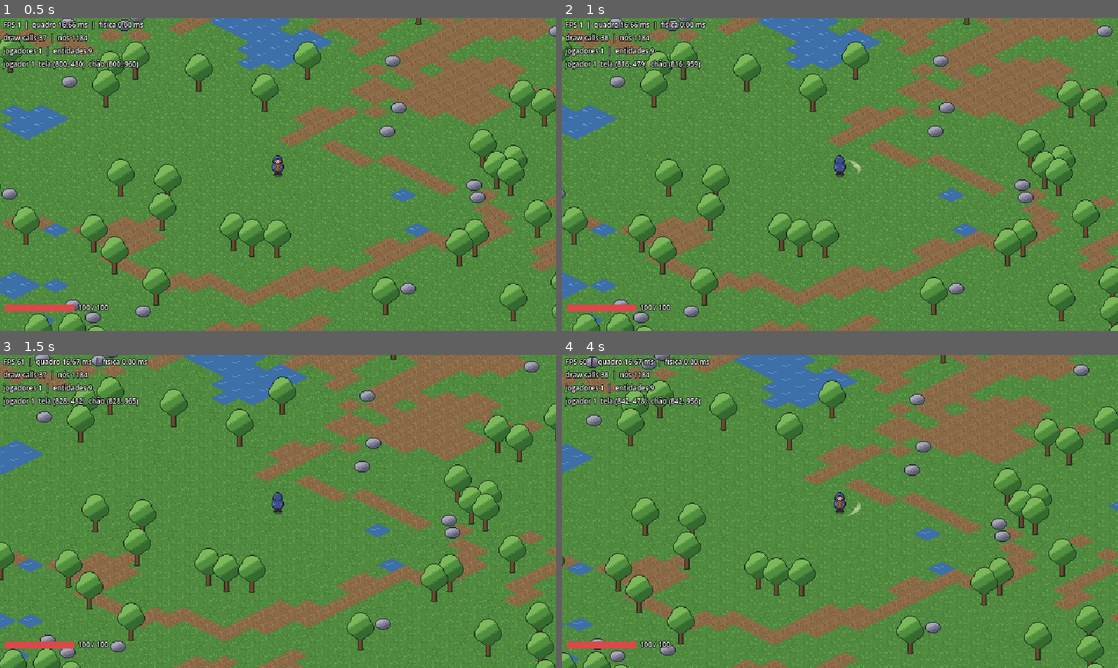
Above: before the commit, frames 1-4 (two rows, left to right).
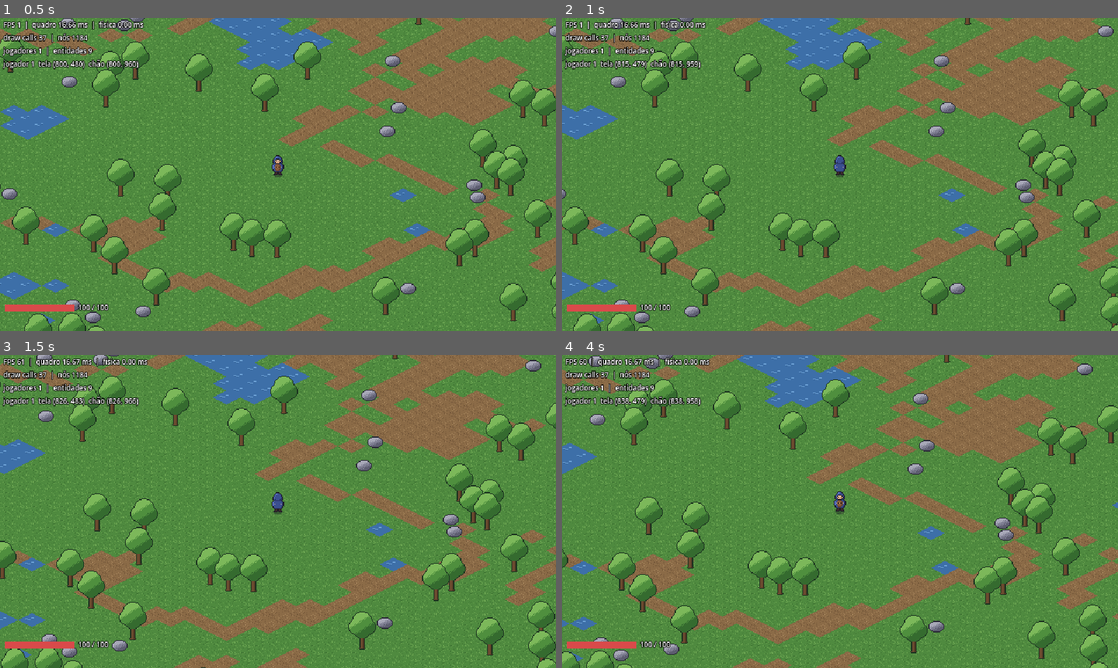
Above: after the commit, the same moments.

Repository: joaovictormendessilva/2d-isometric
Game: Godot game, scene res://scenes/main/main.tscn
Two runs of this game, one before a commit and one after it. Both use one fixed random seed, a clock stepped at 60 frames per second and the inputs below.
Inputs (mouse positions are in pixels of both pictures, inside the frame that each line leads up to):
- Up to frame 1 (0.5 s): no input
- Up to frame 2 (1 s): tap Enter at 0.5 s; move the mouse to (962, 158) at 0.52 s; press the mouse at (962, 158) at 0.53 s; hold D (move_right) from 0.53 s (still down)
- Up to frame 3 (1.5 s): move the mouse to (166, 527) at 1.27 s; release D (move_right) at 1.28 s; release the mouse at (166, 527) at 1.28 s; hold S (move_down) from 1.28 s (still down); click (166, 527) at 1.35 s
- Up to frame 4 (4 s): move the mouse to (895, 442) at 2.02 s; release S (move_down) at 2.03 s; press the mouse at (895, 442) at 2.03 s; hold D (move_right) 2.03-2.78 s; move the mouse to (812, 574) at 2.77 s; release the mouse at (812, 574) at 2.78 s; hold W (move_up) 2.78-3.53 s; click (812, 574) at 2.85 s; move the mouse to (1006, 558) at 3.52 s; press the mouse at (1006, 558) at 3.53 s; hold A (move_left) from 3.53 s (still down)

Frame 1 is identical in both runs. In frame 2, 18% of the frame differs, in the area x 0-100%, y 0-100%; in frame 3, 19%; in frame 4, 23%.

Commit message:
Fix leash oscillation and sword stun-lock from playtest feedback
- MonsterBrain returns all the way home after breaking leash before re-acquiring targets
- MeleeAttackData.interruptible: slime lunge is committed once telegraphed
- Slower sword (0.48 s per swing), slime knockback resistance 0.4, hit stun 0.2
- Tests for leash return and for holding attack not stun-locking the slime
- project.godot: editor-normalized attack input action (no behavior change)

Diff:
--- a/core/combat/melee_attack_data.gd
+++ b/core/combat/melee_attack_data.gd
@@ -16,5 +16,8 @@
 @export var windup: float = 0.05
 @export var recovery: float = 0.3
 @export_group("")
+## Se falso, levar dano não interrompe a preparação: o bote telegrafado sempre sai.
+## Evita que golpes seguidos travem o inimigo (stun-lock) e premia quem lê o aviso.
+@export var interruptible: bool = true
 ## Velocidade de movimento do atacante durante o ataque (1 = normal).
 @export_range(0.0, 1.0) var move_multiplier: float = 0.4
--- a/data/monsters/slime.tres
+++ b/data/monsters/slime.tres
@@ -15,8 +15,8 @@
 max_health = 30
 defense = 0
 invulnerability_time = 0.0
-hit_stun = 0.3
-knockback_resistance = 0.0
+hit_stun = 0.2
+knockback_resistance = 0.4
 
 [sub_resource type="Resource" id="Resource_attack"]
 script = ExtResource("3_attack")
@@ -28,6 +28,7 @@
 windup = 0.55
 recovery = 0.9
 move_multiplier = 0.0
+interruptible = false
 
 [sub_resource type="Resource" id="Resource_drop_gel"]
 script = ExtResource("4_drop")
--- a/data/weapons/sword.tres
+++ b/data/weapons/sword.tres
@@ -9,6 +9,6 @@
 arc_degrees = 130.0
 knockback = 170.0
 lunge = 50.0
-windup = 0.06
-recovery = 0.26
+windup = 0.08
+recovery = 0.4
 move_multiplier = 0.45
--- a/project.godot
+++ b/project.godot
@@ -57,7 +57,13 @@
 , Object(InputEventJoypadMotion,"resource_local_to_scene":false,"resource_name":"","device":-1,"axis":1,"axis_value":1.0,"script":null)
 ]
 }
-attack={"deadzone":0.5,"events":[Object(InputEventMouseButton,"device":-1,"button_index":1), Object(InputEventKey,"device":-1,"physical_keycode":74), Object(InputEventJoypadButton,"device":-1,"button_index":2)]}
+attack={
+"deadzone": 0.5,
+"events": [Object(InputEventMouseButton,"resource_local_to_scene":false,"resource_name":"","device":-1,"window_id":0,"alt_pressed":false,"shift_pressed":false,"ctrl_pressed":false,"meta_pressed":false,"button_mask":0,"position":Vector2(0, 0),"global_position":Vector2(0, 0),"factor":1.0,"button_index":1,"canceled":false,"pressed":false,"double_click":false,"script":null)
+, Object(InputEventKey,"resource_local_to_scene":false,"resource_name":"","device":-1,"window_id":0,"alt_pressed":false,"shift_pressed":false,"ctrl_pressed":false,"meta_pressed":false,"pressed":false,"keycode":0,"physical_keycode":74,"key_label":0,"unicode":0,"location":0,"echo":false,"script":null)
+, Object(InputEventJoypadButton,"resource_local_to_scene":false,"resource_name":"","device":-1,"button_index":2,"pressure":0.0,"pressed":false,"script":null)
+]
+}
 toggle_debug={
 "deadzone": 0.5,
 "events": [Object(InputEventKey,"resource_local_to_scene":false,"resource_name":"","device":-1,"window_id":0,"alt_press …(195 unchanged characters)…
--- a/scenes/actors/ai/monster_brain.gd
+++ b/scenes/actors/ai/monster_brain.gd
@@ -2,6 +2,8 @@
 extends Node
 ## IA simples e reutilizável: percebe o jogador mais próximo dentro do raio de agressão,
 ## persegue, ataca quando no alcance e volta para casa se for longe demais.
+## Ao desistir, volta até casa antes de perceber alguém de novo: sem isso, ela oscila na
+## borda da coleira quando o jogador para logo depois dela.
 ## Gera só INTENÇÕES para o Monster pai — igual a um jogador, mas automatizado.
 ## Sem busca de caminho por enquanto: as pegadas redondas deslizam em volta dos obstáculos.
 
@@ -16,6 +18,7 @@
 
 var _home := Vector2.ZERO
 var _target: Character
+var _returning := false
 var _think_left := 0.0
 
 @onready var _body: Monster = get_parent()
@@ -27,13 +30,18 @@
 	_think_left = randf() * THINK_INTERVAL  # espalha o custo entre quadros
 
 
+## Desistiu da perseguição e está voltando para casa (ignora jogadores até chegar).
+func is_returning() -> bool:
+	return _returning
+
+
 func _physics_process(delta: float) -> void:
 	if not _body.is_alive() or session == null:
 		return
 	_think_left -= delta
 	if _think_left <= 0.0:
 		_think_left = THINK_INTERVAL
-		_target = _pick_target()
+		_think()
 	if _target == null:
 		_return_home()
 		return
@@ -46,10 +54,14 @@
 		_body.set_move_intent(to_target.normalized())
 
 
-## Jogador vivo mais próximo dentro do raio de agressão, desde que perto de casa.
+func _think() -> void:
+	if Iso.ground_distance(_body.position, _home) > _body.data.leash_radius:
+		_returning = true
+	_target = null if _returning else _pick_target()
+
+
+## Jogador vivo mais próximo dentro do raio de agressão.
 func _pick_target() -> Character:
-	if Iso.ground_distance(_body.position, _home) > _body.data.leash_radius:
-		return null
 	var best: Character
 	var best_distance := _body.data.aggro_radius
 	for player_id in session.get_player_ids():
@@ -66,6 +78,7 @@
 func _return_home() -> void:
 	var to_home := Iso.screen_to_ground(_home - _body.position)
 	if to_home.length() <= HOME_TOLERANCE:
+		_returning = false
 		_body.set_move_intent(Vector2.ZERO)
 	else:
 		_body.set_move_intent(to_home.normalized() * RETURN_SPEED)
--- a/scenes/actors/character/character.gd
+++ b/scenes/actors/character/character.gd
@@ -106,7 +106,7 @@
 	_stun_left = stats.hit_stun
 	ground_velocity = info.direction * info.knockback * (1.0 - stats.knockback_resistance)
 	if attacker:
-		attacker.cancel()
+		attacker.interrupt()
 
 
 func _on_died() -> void:
--- a/scenes/components/melee_attacker.gd
+++ b/scenes/components/melee_attacker.gd
@@ -42,9 +42,10 @@
 	return true
 
 
-## Interrompe a preparação (ex.: atingido). Golpes já desferidos não são desfeitos.
-func cancel() -> void:
-	if _phase == Phase.WINDUP:
+## Ao ser atingido: interrompe a preparação, se o ataque permitir. Golpes já desferidos
+## não são desfeitos.
+func interrupt() -> void:
+	if _phase == Phase.WINDUP and attack.interruptible:
 		_finish()
 
 
--- a/tests/test_monster_ai.gd
+++ b/tests/test_monster_ai.gd
@@ -27,3 +27,45 @@
 	var slime := spawn_slime(Vector2.ZERO)
 	check(slime.data.attack.windup >= ActorFeedback.TELEGRAPH_MIN_WINDUP,
 		"preparação do bote (%.2f s) é visível" % slime.data.attack.windup)
+
+
+## Jogador parado logo depois da coleira: o slime desiste e volta para casa de vez, em vez
+## de oscilar na borda (perceber → passar da coleira → voltar → perceber de novo...).
+func test_slime_gives_up_at_leash_and_returns_home() -> void:
+	var session := GameSession.new()
+	var player := spawn_character(Vector2(50, 0))
+	register_player(session, player, 1)
+	var slime := spawn_slime(Vector2.ZERO, session)
+	var brain: MonsterBrain = slime.get_node("Brain")
+	var leash := slime.data.leash_radius
+	var stop_x := leash + slime.data.aggro_radius * 0.5  # no eixo x, chão = tela
+
+	# Atrai o slime ficando um pouco à frente dele (fora do alcance) e para depois da coleira.
+	var frames := 0
+	while not brain.is_returning() and frames < 20 * 60:
+		player.position = Vector2(minf(slime.position.x + 50.0, stop_x), 0)
+		await physics_frames(1)
+		frames += 1
+	check(brain.is_returning(), "slime desistiu ao passar da coleira")
+	await physics_frames(4 * 60)
+	var distance := Iso.ground_distance(slime.position, Vector2.ZERO)
+	check(distance < leash - 60.0, "slime seguiu voltando (a %.0f px de casa)" % distance)
+
+
+## Segurar o ataque não pode travar o slime: o bote telegrafado sai mesmo apanhando, então
+## quem só aperta o botão sem desviar leva dano.
+func test_holding_attack_does_not_stun_lock_slime() -> void:
+	var session := GameSession.new()
+	var player := spawn_character(Vector2.ZERO)
+	register_player(session, player, 1)
+	var slime := spawn_slime(Vector2(40, 0), session)
+	var frames := 0
+	while slime.is_alive() and frames < 15 * 60:
+		var to_slime := Iso.screen_to_ground(slime.position - player.position)
+		player.set_move_intent(to_slime.normalized())
+		player.request_attack(to_slime)
+		await physics_frames(1)
+		frames += 1
+	check(not slime.is_alive(), "o jogador venceu o duelo")
+	check(player.health.current < player.health.max_health,
+		"o slime acertou ao menos um bote (vida %d)" % player.health.current)
Not shown, changed: docs/01-decisoes.md
Not shown, changed: docs/02-plano-e-status.md
